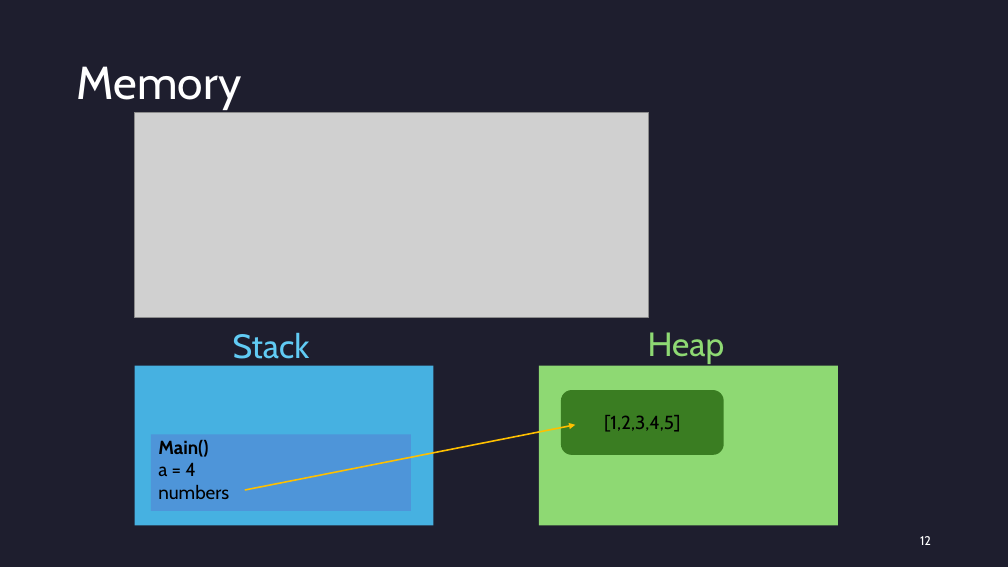
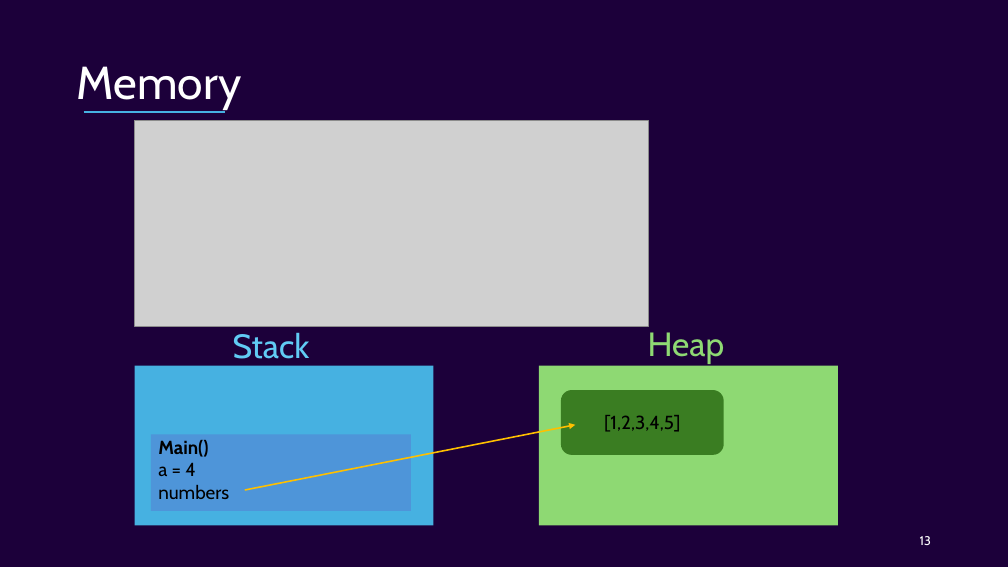
Before and after one commit to Ordina-Group/pythoneers-rust-workshop, a slide deck: slide 13 of Rust.pptx (slide 12 before the commit). Drawn at 1008x567 pixels with LibreOffice and Linux fonts; fonts in the diff are those of the drawing; grey boxes stand for pictures. Boxes give left, top, right and bottom in pixels: in the first picture for what was removed or moved away, otherwise in the second. Text is boxed around its words. In the diff, an @@ line names an element or a change of style, - is before the commit and + after.

```diff
--- a/Rust.pptx
+++ b/Rust.pptx
@@ background #1E1E2E to #1C003A @@
@@ line added from (84, 112) to (225, 112), #46B1E1 2.25 pt @@
@@ picture: place and size @@
-picture at (135,112,648,318)
+picture at (135,120,648,326)
@@ page number at (920,536,931,545): text changed @@
-12
+13
```
Also in this commit, not shown: 22 other slides changed, 17 slides added, 2 slides removed.
